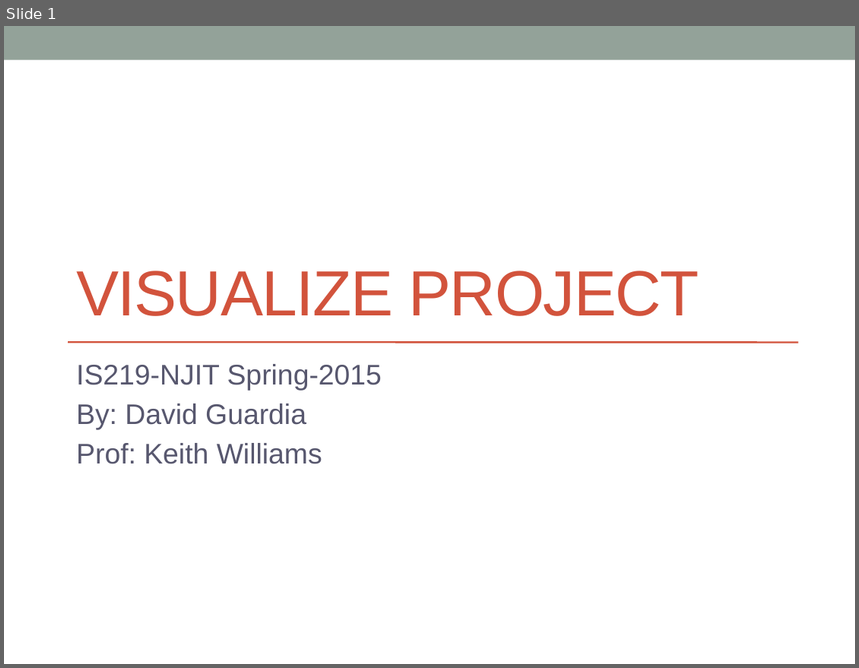
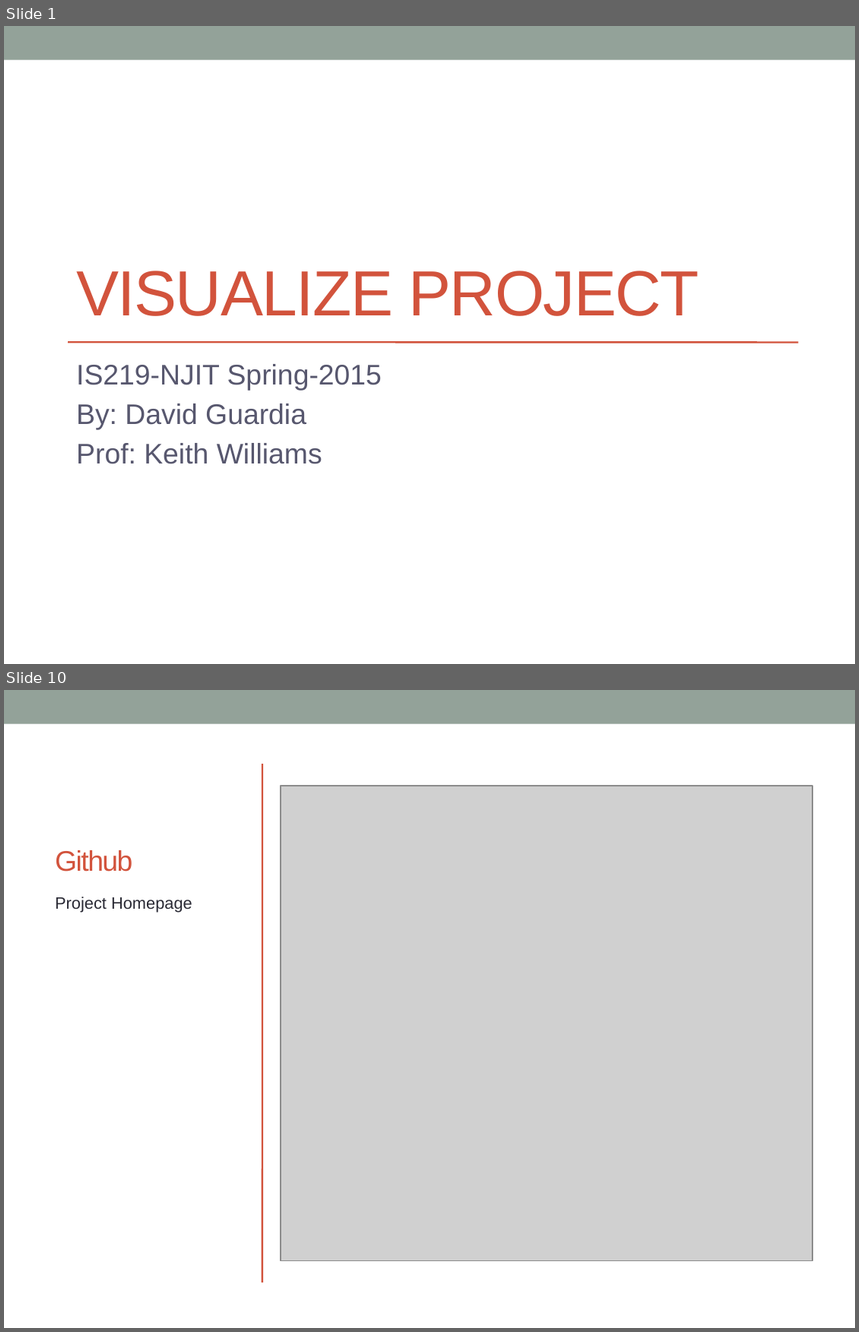
Before and after one commit to dguardia/visualization219, a slide deck: public/is219presentation.pptx. Shown one above the other, each under a label of ours: slide 1 before the commit, slides 1 and 10 after it; the slides between them are not shown. The pictures are 859x668 and 859x1332 pixels, drawn with LibreOffice and Linux fonts; fonts in the diff are those of the drawing; grey boxes stand for pictures. Boxes give left, top, right and bottom in pixels: in the first picture for what was removed or moved away, otherwise in the second. Text is boxed around its words. In the diff, an @@ line names an element or a change of style, - is before the commit and + after.

```diff
--- a/public/is219presentation.pptx
+++ b/public/is219presentation.pptx
@@ slide 10 added at bbox=[4, 690, 855, 1328], background #FFFFFF; not listed: 1 template element that a slide beside it also shows @@
@@ line added from (262, 764) to (262, 1284), #D2533C 1.5 pt @@
@@ picture added at bbox=[281, 785, 813, 1260] @@
@@ title added at bbox=[55, 850, 132, 872], 24 pt, text #D2533C @@
+Github
@@ text added at bbox=[55, 897, 192, 913], 14 pt, text #292934 @@
+Project Homepage
```
Also in this commit, not shown: 12 other slides added, 4 slides removed, 1 other file.
